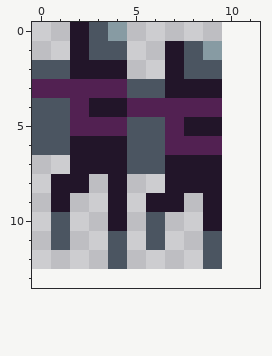
One commit to this pixel-art sprite: assets/diver.png. Above is the file before it was changed.
The file is 10x13 pixels. The old version is drawn lined up with the new one, on the new canvas.
New version:
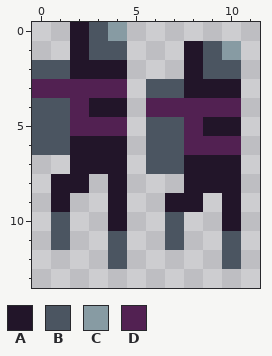
Palette (. is transparent): A #221529  B #4b5561  C #879ba3  D #522152
Log entry: sprite sizes should be even numbers to avoid visual artifacts
Diff:
canvas 10x13 -> 12x14
@@ x 0..11 @@
  0 ..ABC.......
- 1 ..ABB..ABC..
- 2 BBAAA..ABB..
- 3 DDDDDBBAAA..
- 4 BBDAADDDDD..
- 5 BBDDDBBDAA..
- 6 BBAAABBDDD..
- 7 ..AAABBAAA..
- 8 .AA.A..AAA..
- 9 .A..A.AA.A..
-10 .B..A.B..A..
-11 .B..B.B..B..
-12 ....B....B..
+ 1 ..ABB...ABC.
+ 2 BBAAA...ABB.
+ 3 DDDDD.BBAAA.
+ 4 BBDAA.DDDDD.
+ 5 BBDDD.BBDAA.
+ 6 BBAAA.BBDDD.
+ 7 ..AAA.BBAAA.
+ 8 .AA.A...AAA.
+ 9 .A..A..AA.A.
+10 .B..A..B..A.
+11 .B..B..B..B.
+12 ....B.....B.
 13 ............
Pixel boxes of the changes (left, top, right, bottom) in both pictures:
changed: (127, 41, 241, 269)
